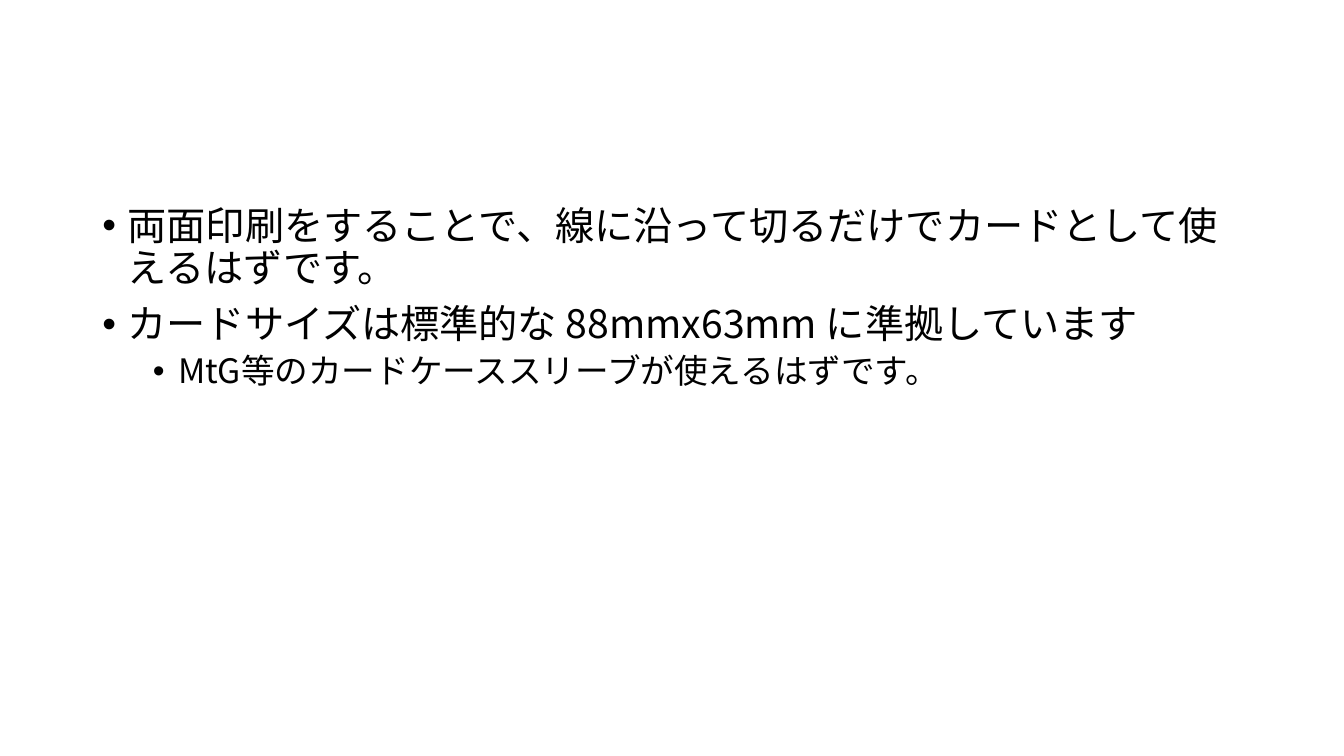
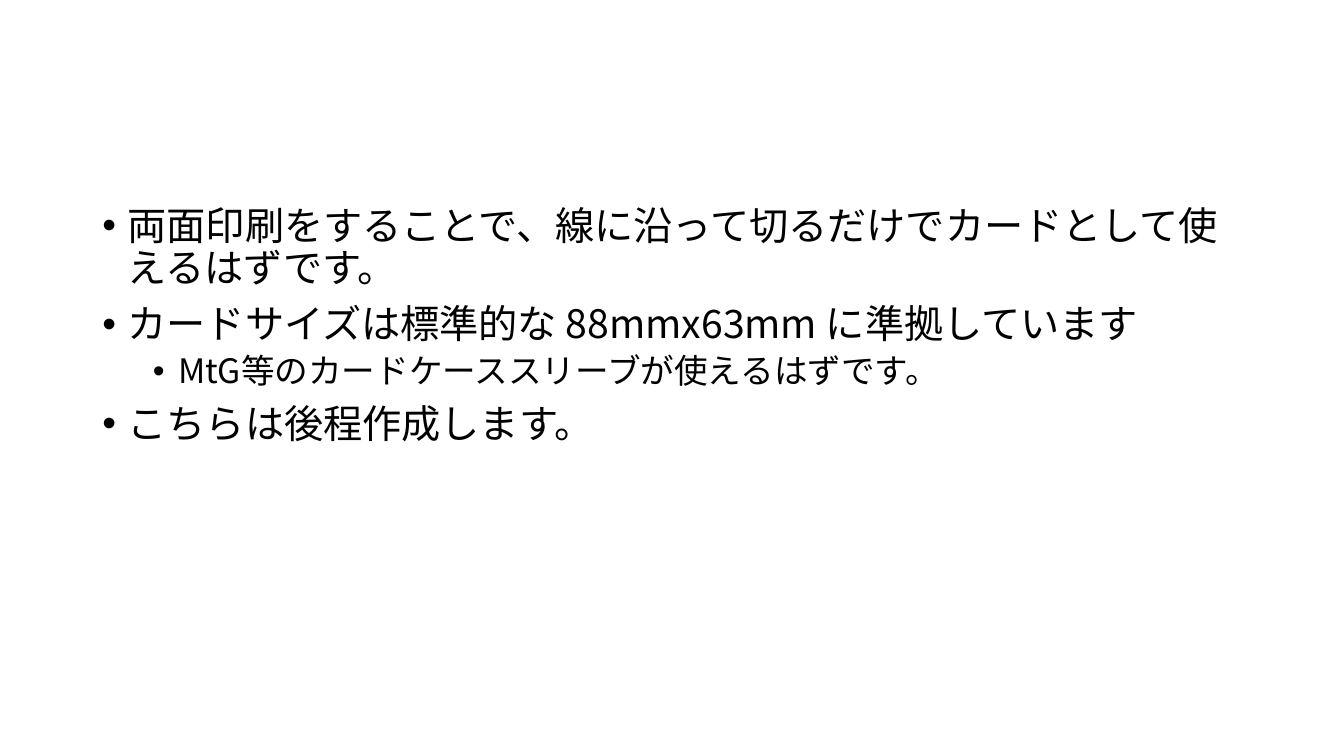
Before and after one commit to hogehuga/apologyBoardGame, a slide deck: slide 2 of cardDesign.pptx. Drawn at 1344x756 pixels with LibreOffice and Linux fonts; fonts in the diff are those of the drawing. Boxes give left, top, right and bottom in pixels: in the first picture for what was removed or moved away, otherwise in the second. Text is boxed around its words. In the diff, an @@ line names an element or a change of style, - is before the commit and + after.

```diff
--- a/cardDesign.pptx
+++ b/cardDesign.pptx
@@ text at (128,405,594,442): paragraph added @@
+• こちらは後程作成します。
```
Also in this commit, not shown: 3 other files.
